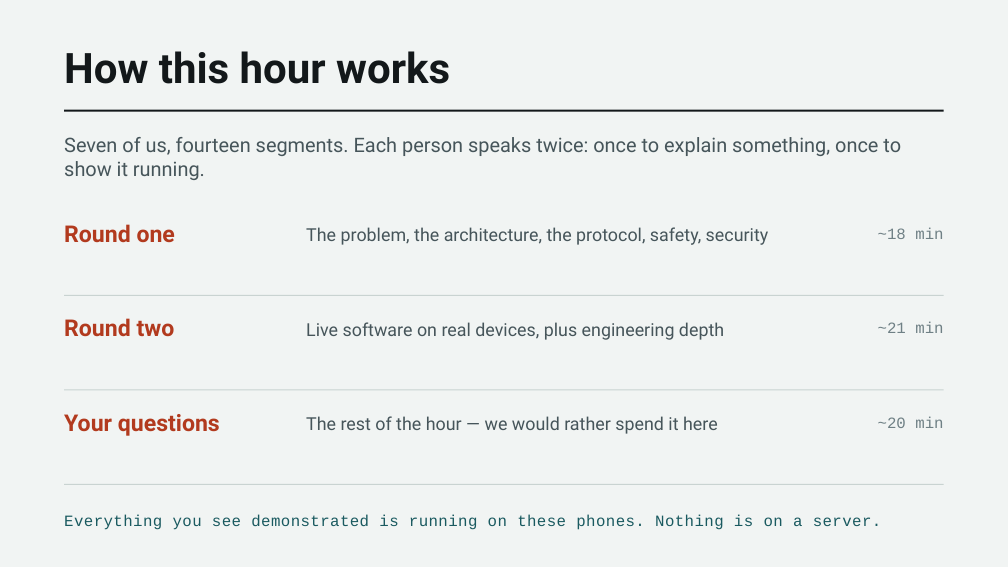
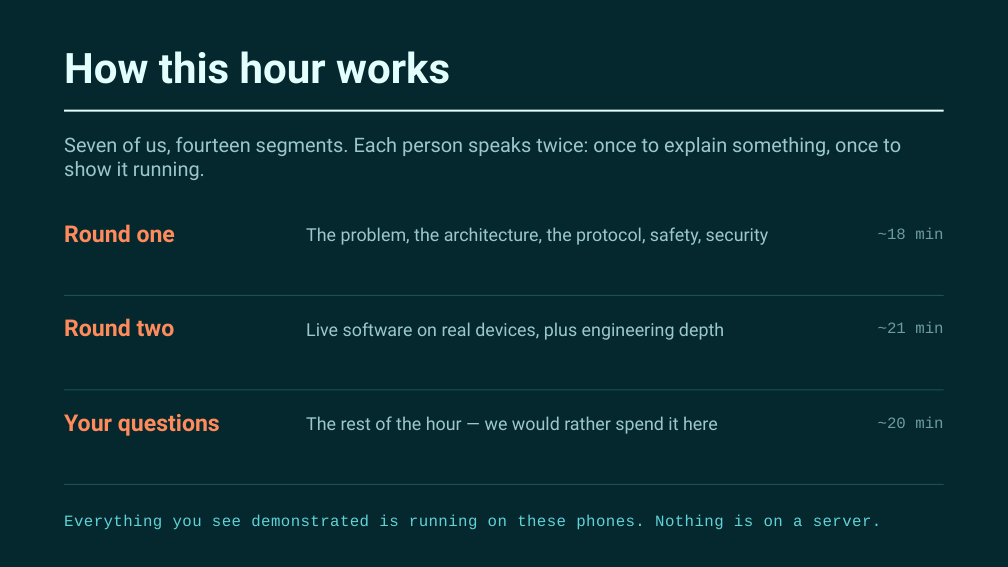
Before and after one commit to victorSam-Ehumadu/Hops_Project, a slide deck: slide 2 of docs/Group 18 Presentation.pptx. Drawn at 1008x567 pixels with LibreOffice and Linux fonts; fonts in the diff are those of the drawing. Boxes give left, top, right and bottom in pixels: in the first picture for what was removed or moved away, otherwise in the second. Text is boxed around its words. In the diff, an @@ line names an element or a change of style, - is before the commit and + after.

```diff
--- a/docs/Group 18 Presentation.pptx
+++ b/docs/Group 18 Presentation.pptx
@@ background #F1F4F3 to #04282D @@
@@ text "How this hour works" at [64,51,450,84]: text colour #13181A to #E2FFFE @@
@@ rectangle at [64,110,944,112]: fill #13181A to #E2FFFE @@
@@ text colour #B23A1E to #FF8A5C in 3 elements at [64,224,175,243], [64,318,175,337], [64,414,220,436] @@
@@ text colour #46555A to #9CC8CC in 4 elements at [64,137,901,180], [306,227,769,245], [306,322,724,340], [306,416,718,434] @@
@@ text colour #6F8085 to #6E9BA0 in 3 elements at [878,227,943,239], [878,322,943,333], [878,416,943,428] @@
@@ fill #C9D3D1 to #1C5059 in 3 elements at [64,295,944,296], [64,389,944,390], [64,484,944,485] @@
@@ text "Everything you see demonstrated is ..." at [64,514,882,530]: text colour #1A5A60 to #5FD3D8 @@
```
Also in this commit, not shown: 31 other slides changed, 6 slides added, 1 slide removed, 1 other file.
